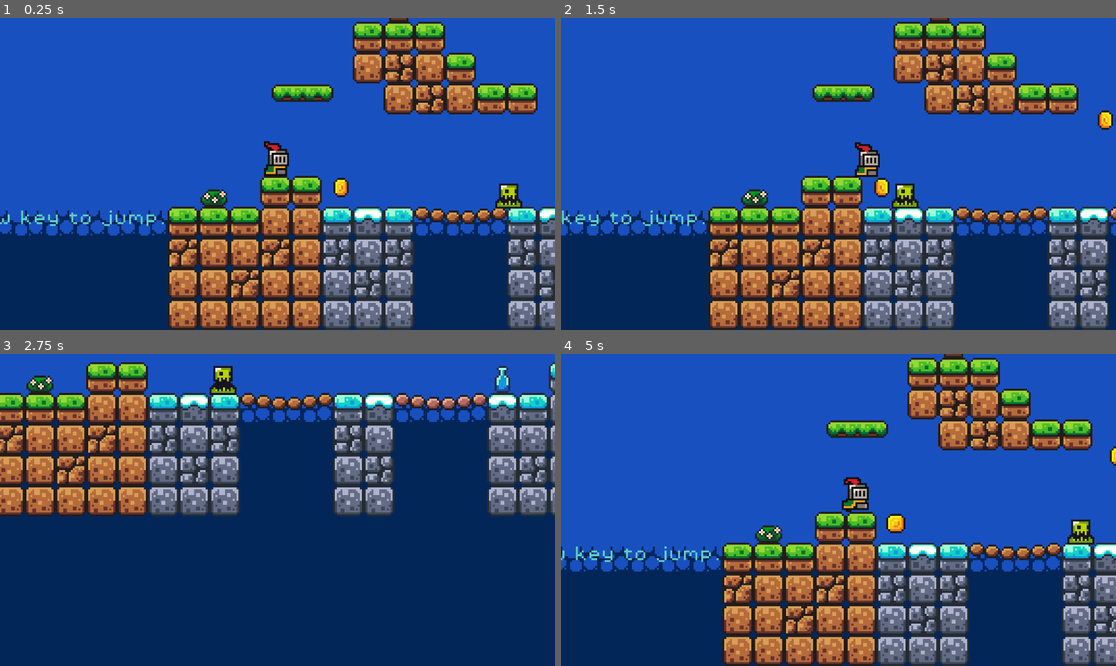
Above: before the commit, frames 1-4 (two rows, left to right).
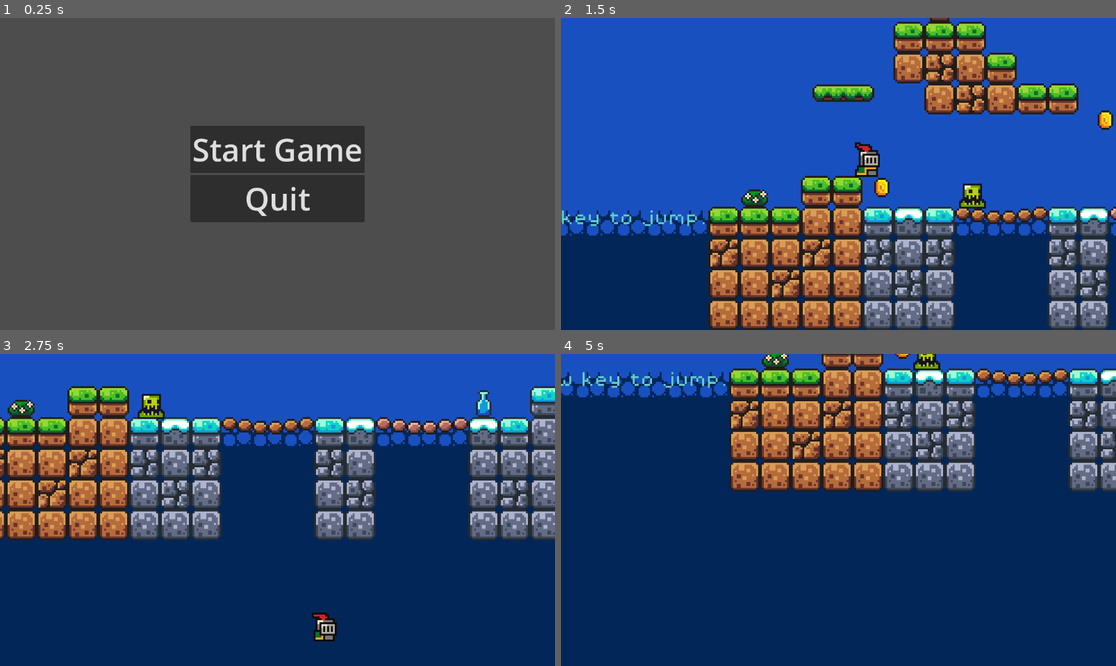
Above: after the commit, the same moments.

Repository: Yujing14/Final-Project
Game: Godot game, scene res://Scenes/start_menu.tscn
The game is run twice, just before and just after one commit, with the same random seed, the same clock (stepped at 60 frames per second) and the same inputs. Before the commit the project starts from res://Scenes/game.tscn.
Inputs (mouse positions are in pixels of both pictures, inside the frame that each line leads up to):
- Up to frame 1 (0.25 s): no input
- Up to frame 2 (1.5 s): click (838, 149) at 0.5 s, where only the run after the commit has a clickable "Start Game"; hold Right (move_right) from 1.28 s (still down)
- Up to frame 3 (2.75 s): keep holding Right (move_right); tap Space (jump) at 1.52, 2.27 s
- Up to frame 4 (5 s): release Right (move_right) at 2.78 s; hold Left (move_left) 2.78-3.53 s; hold Right (move_right) from 3.53 s (still down); tap Space (jump) at 3.77, 4.52 s

The runs differ from the first frame. In frame 1, 98% of the frame differs, in the area x 0-100%, y 0-100%; in frame 2, 0.6%; in frame 3, 35%; in frame 4, 79%.

Commit message:
Added Start Menu into the game (in progress)

Diff:
--- /dev/null
+++ b/Scenes/start_menu.gd
@@ -0,0 +1,9 @@
+extends CenterContainer
+
+
+func _on_start_game_button_pressed():
+	get_tree().change_scene_to_file("res://Scenes/game.tscn")
+
+
+func _on_quit_button_pressed():
+	get_tree().quit()
--- /dev/null
+++ b/Scenes/start_menu.tscn
@@ -0,0 +1,28 @@
+[gd_scene load_steps=2 format=3 uid="uid://qjhqp13ghurk"]
+
+[ext_resource type="Script" path="res://Scenes/start_menu.gd" id="1_r4tjc"]
+
+[node name="Start Menu" type="CenterContainer"]
+anchors_preset = 15
+anchor_right = 1.0
+anchor_bottom = 1.0
+grow_horizontal = 2
+grow_vertical = 2
+script = ExtResource("1_r4tjc")
+
+[node name="VBoxContainer" type="VBoxContainer" parent="."]
+layout_mode = 2
+
+[node name="StartGameButton" type="Button" parent="VBoxContainer"]
+layout_mode = 2
+theme_override_font_sizes/font_size = 65
+text = "Start Game"
+
+[node name="QuitButton" type="Button" parent="VBoxContainer"]
+layout_mode = 2
+size_flags_vertical = 0
+theme_override_font_sizes/font_size = 65
+text = "Quit"
+
+[connection signal="pressed" from="VBoxContainer/StartGameButton" to="." method="_on_start_game_button_pressed"]
+[connection signal="pressed" from="VBoxContainer/QuitButton" to="." method="_on_quit_button_pressed"]
--- a/project.godot
+++ b/project.godot
@@ -11,7 +11,7 @@
 [application]
 
 config/name="Final Project"
-run/main_scene="res://Scenes/game.tscn"
+run/main_scene="res://Scenes/start_menu.tscn"
 config/features=PackedStringArray("4.2", "Forward Plus")
 config/icon="res://icon.svg"
 
